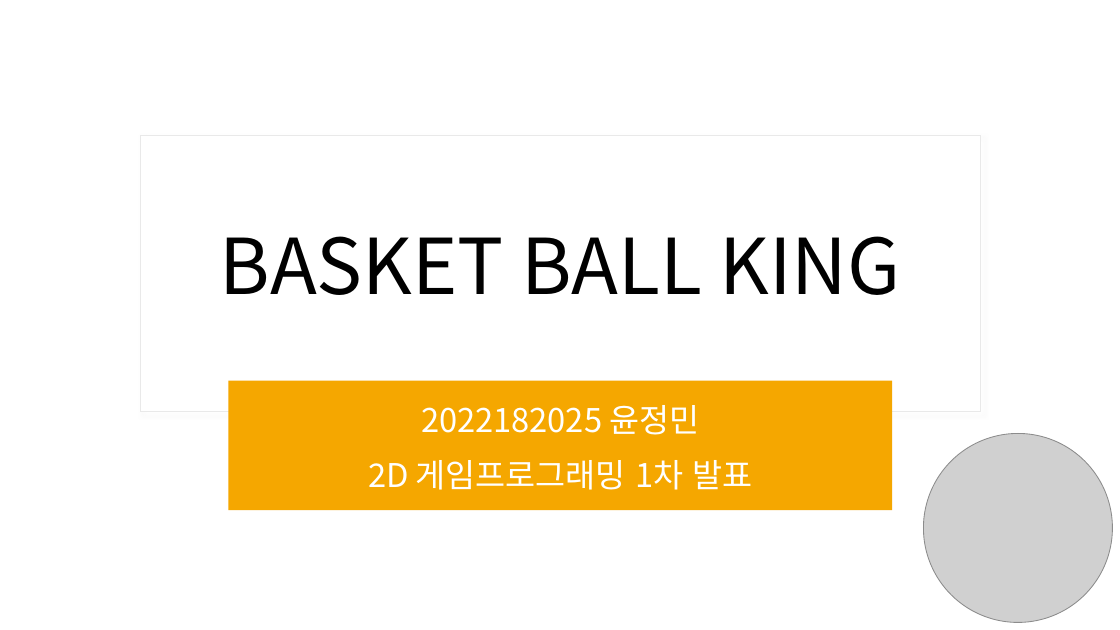
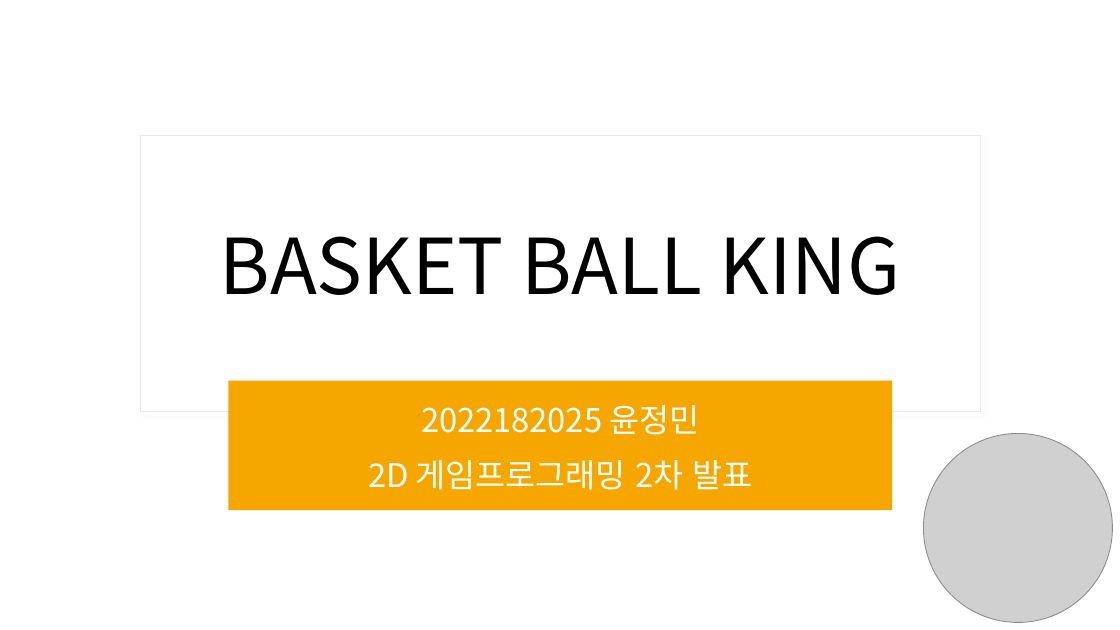
Before and after one commit to imnamejm/PROJECT, a slide deck: slide 1 of 발표/BASKET BALL KING.pptx. Drawn at 1120x630 pixels with LibreOffice and Linux fonts; fonts in the diff are those of the drawing; grey boxes stand for pictures. Boxes give left, top, right and bottom in pixels: in the first picture for what was removed or moved away, otherwise in the second. Text is boxed around its words. In the diff, an @@ line names an element or a change of style, - is before the commit and + after.

```diff
--- a/발표/BASKET BALL KING.pptx
+++ b/발표/BASKET BALL KING.pptx
@@ subtitle at (368, 460, 752, 490): text changed @@
-2D 게임프로그래밍 1차 발표
+2D 게임프로그래밍 2차 발표
```
Also in this commit, not shown: 3 slides added, 2 slides removed, 2 other files.
